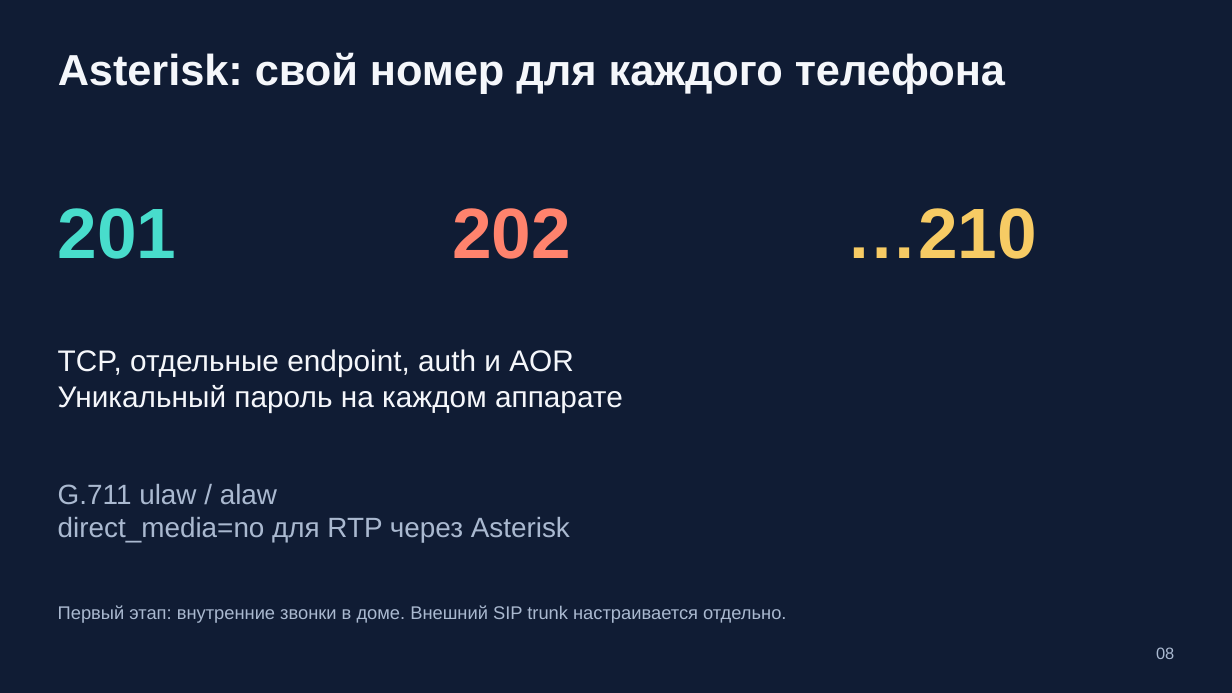
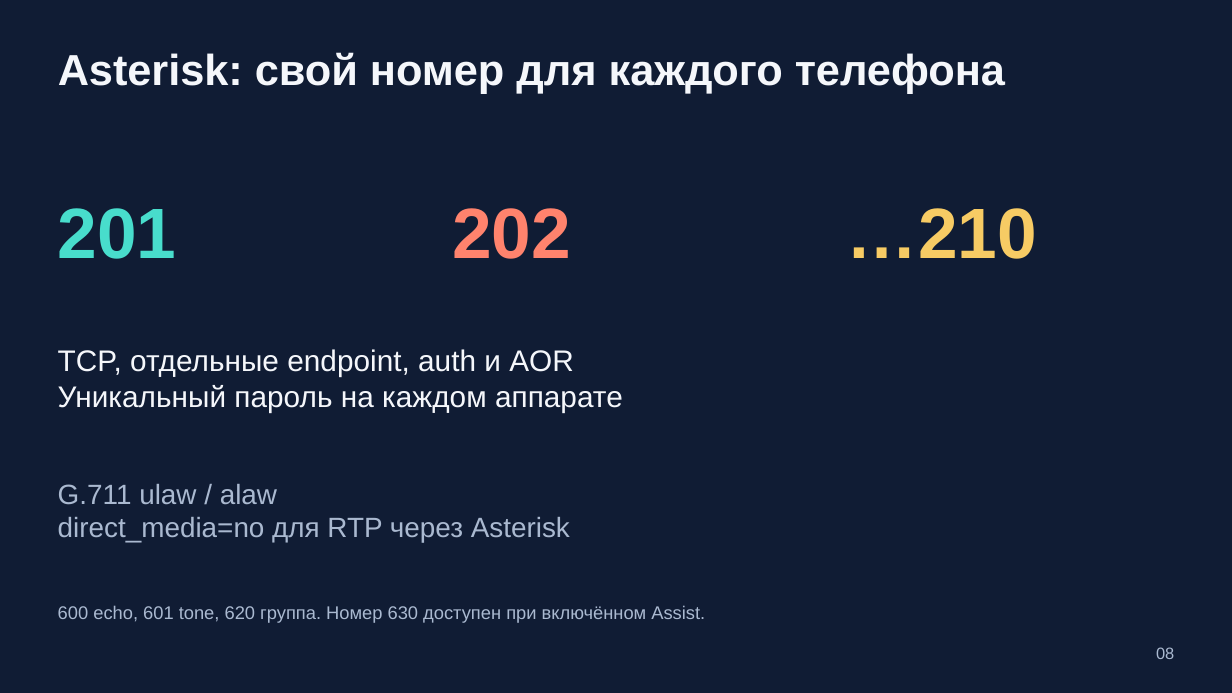
Before and after one commit to 4alvit/cisco-home-telephony, a slide deck: slide 8 of docs/slides/cisco-home-telephony.pptx. Drawn at 1232x693 pixels with LibreOffice and Linux fonts; fonts in the diff are those of the drawing. Boxes give left, top, right and bottom in pixels: in the first picture for what was removed or moved away, otherwise in the second. Text is boxed around its words. In the diff, an @@ line names an element or a change of style, - is before the commit and + after.

Commit message:
Add PBX bootstrap mode and complete Home Assistant deployment visuals

```diff
--- a/docs/slides/cisco-home-telephony.pptx
+++ b/docs/slides/cisco-home-telephony.pptx
@@ text at (58,605,705,623): text changed @@
-Первый этап: внутренние звонки в доме. Внешний SIP trunk настраивается отдельно.
+600 echo, 601 tone, 620 группа. Номер 630 доступен при включённом Assist.
```
Also in this commit, not shown: 3 other slides changed, 7 slides added, 5 slides removed, 14 other files.
